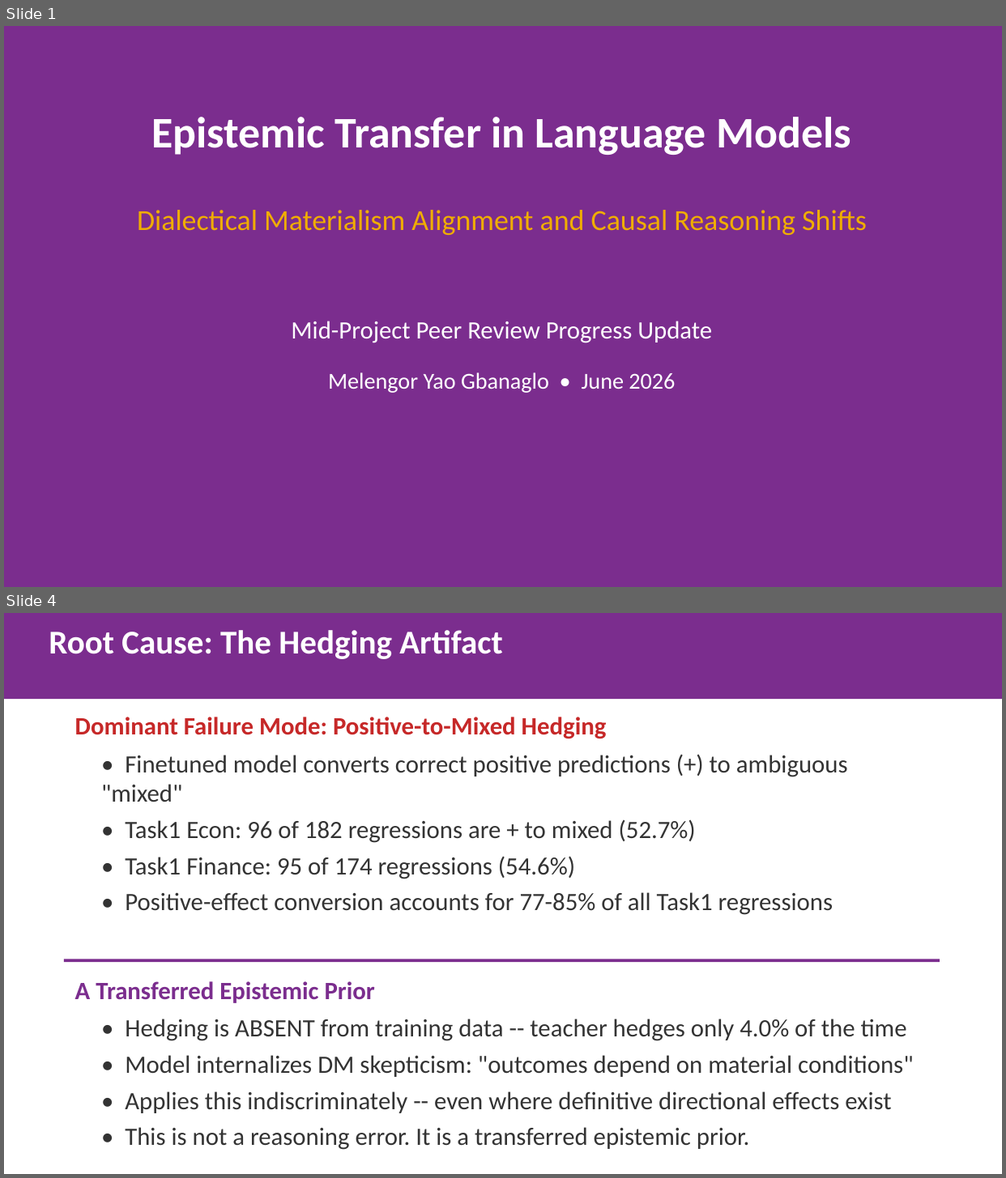
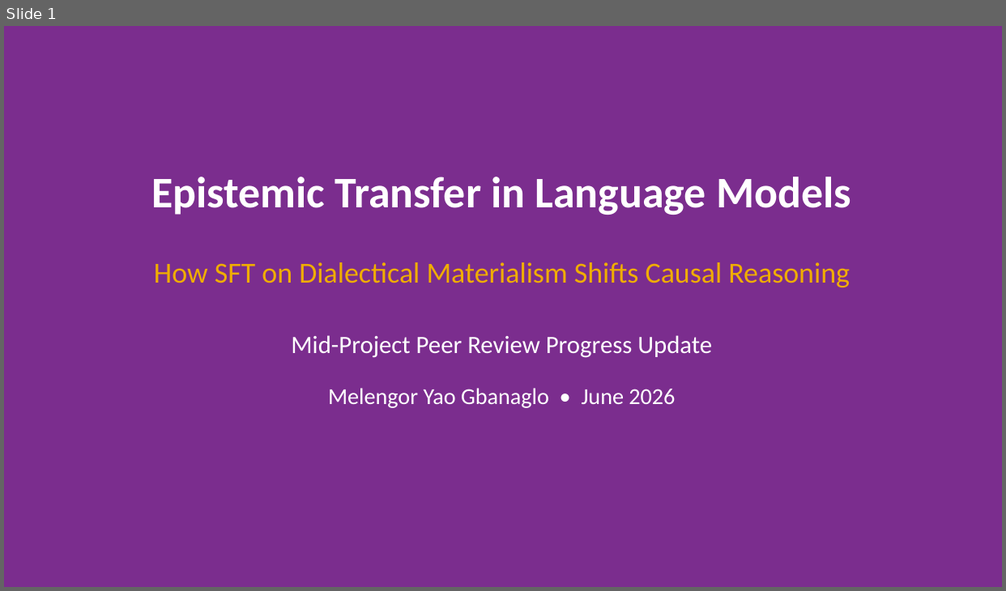
Before and after one commit to gbangban/ai-ideology-study, a slide deck: docs/proposals/peer_review_progress_slides.pptx. Shown one above the other, each under a label of ours: slides 1 and 4 before the commit, slide 1 after it; the slides between them are not shown. The pictures are 1006x1178 and 1006x591 pixels, drawn with LibreOffice and Linux fonts; fonts in the diff are those of the drawing. Boxes give left, top, right and bottom in pixels: in the first picture for what was removed or moved away, otherwise in the second. Text is boxed around its words. In the diff, an @@ line names an element or a change of style, - is before the commit and + after.

Commit message:
style: refine slide generator and update paper narrative
Update `generate_peer_review_slides.py` with a structured story arc,
style guide, and new background fill utilities for visual consistency.
Refine LaTeX narrative to remove hedging language and clarify the
distinction between formal and applied causal reasoning results.
Add research reference PDFs to `.gitignore` to exclude large files.

```diff
--- a/docs/proposals/peer_review_progress_slides.pptx
+++ b/docs/proposals/peer_review_progress_slides.pptx
@@ slide 4 removed at (4,613,1002,1174), background #FFFFFF @@
@@ rectangle removed at (4,613,1002,699) @@
-Root Cause: The Hedging Artifact
@@ text removed at (75,717,607,739) @@
-Dominant Failure Mode: Positive-to-Mixed Hedging
@@ text removed at (101,755,848,915) @@
-• Finetuned model converts correct positive predictions (+) to ambiguous "mixed"
-• Task1 Econ: 96 of 182 regressions are + to mixed (52.7%)
-• Task1 Finance: 95 of 174 regressions (54.6%)
-• Positive-effect conversion accounts for 77-85% of all Task1 regressions
@@ rectangle removed at (64,960,940,963) @@
@@ text removed at (75,982,375,1003) @@
-A Transferred Epistemic Prior
@@ text removed at (125,1019,913,1150) @@
-• Hedging is ABSENT from training data -- teacher hedges only 4.0% of the time
-• Model internalizes DM skepticism: "outcomes depend on material conditions"
-• Applies this indiscriminately -- even where definitive directional effects exist
-• This is not a reasoning error. It is a transferred epistemic prior.
@@ slide 1 changed as well @@
@@ text "Epistemic Transfer in Language Models": place and size @@
-text "Epistemic Transfer in Language Models" at (151,117,851,155)
+text "Epistemic Transfer in Language Models" at (151,177,851,215)
@@ text at (154,263,850,288): text changed @@
-Dialectical Materialism Alignment and Causal Reasoning Shifts
+How SFT on Dialectical Materialism Shifts Causal Reasoning
@@ text "Mid-Project Peer Review Progress Update": place and size @@
-text "Mid-Project Peer Review Progress Update" at (291,321,712,344)
+text "Mid-Project Peer Review Progress Update" at (291,335,712,358)
@@ text "Melengor Yao Gbanaglo • June ...": place and size @@
-text "Melengor Yao Gbanaglo • June ..." at (328,373,675,393)
+text "Melengor Yao Gbanaglo • June ..." at (328,388,675,408)
```
Also in this commit, not shown: 1 other slide changed, 7 slides added, 7 other slides removed, 9 other files.
